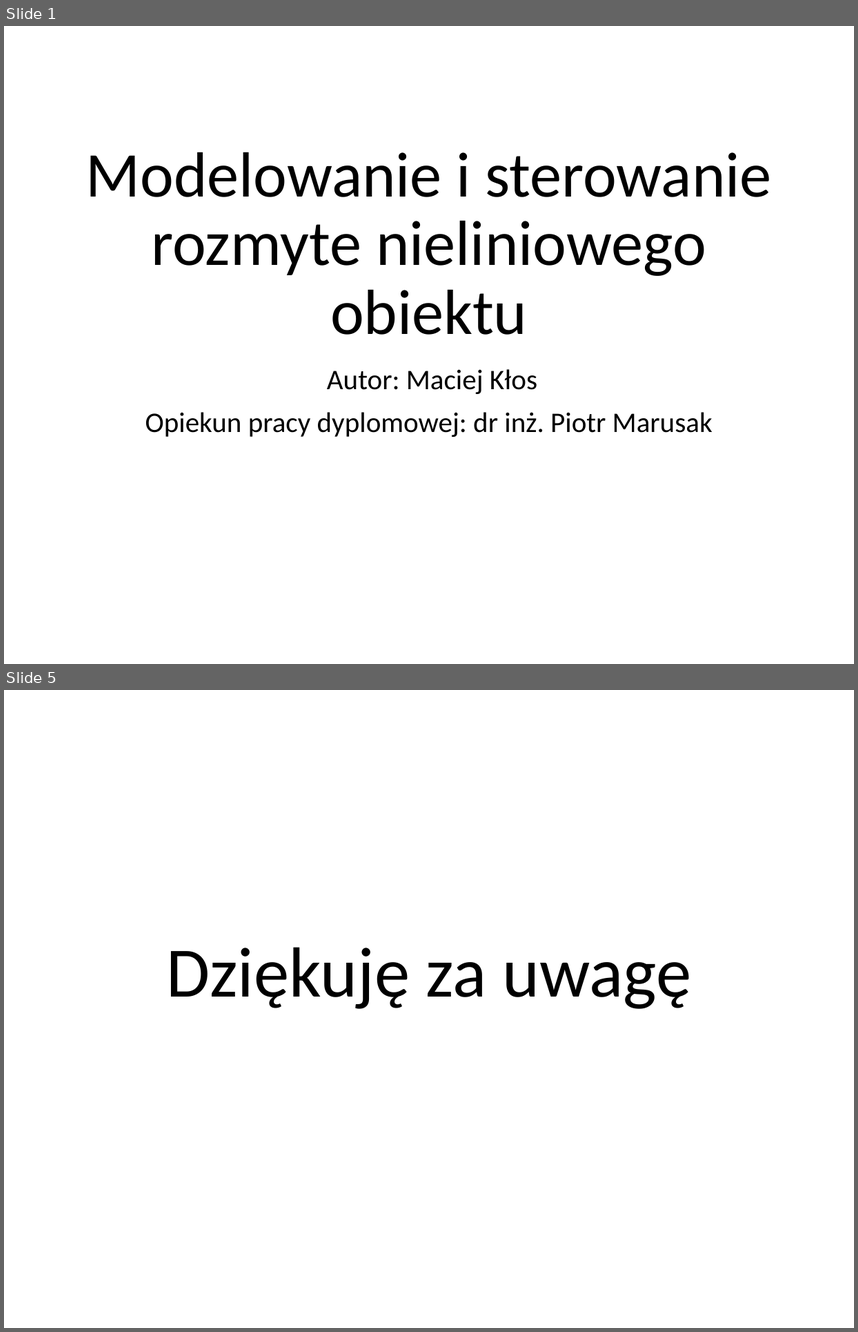
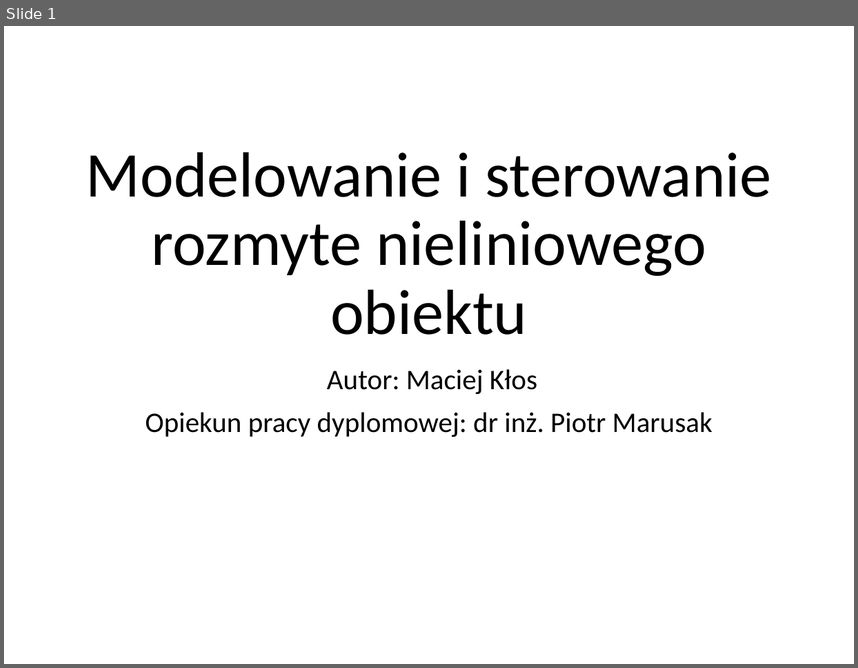
Before and after one commit to macklo/masters-thesis, a slide deck: presentations/SDM2_wstep.pptx. Shown one above the other, each under a label of ours: slides 1 and 5 before the commit, slide 1 after it; the slides between them are not shown. The pictures are 858x1332 and 858x668 pixels, drawn with LibreOffice and Linux fonts; fonts in the diff are those of the drawing. Boxes give left, top, right and bottom in pixels: in the first picture for what was removed or moved away, otherwise in the second. Text is boxed around its words. In the diff, an @@ line names an element or a change of style, - is before the commit and + after.

```diff
--- a/presentations/SDM2_wstep.pptx
+++ b/presentations/SDM2_wstep.pptx
@@ slide 5 removed at (4, 690, 854, 1328), background #FFFFFF @@
@@ title removed at (166, 947, 692, 1009) @@
-Dziękuję za uwagę
```
Also in this commit, not shown: 3 slides changed, 14 other files.
